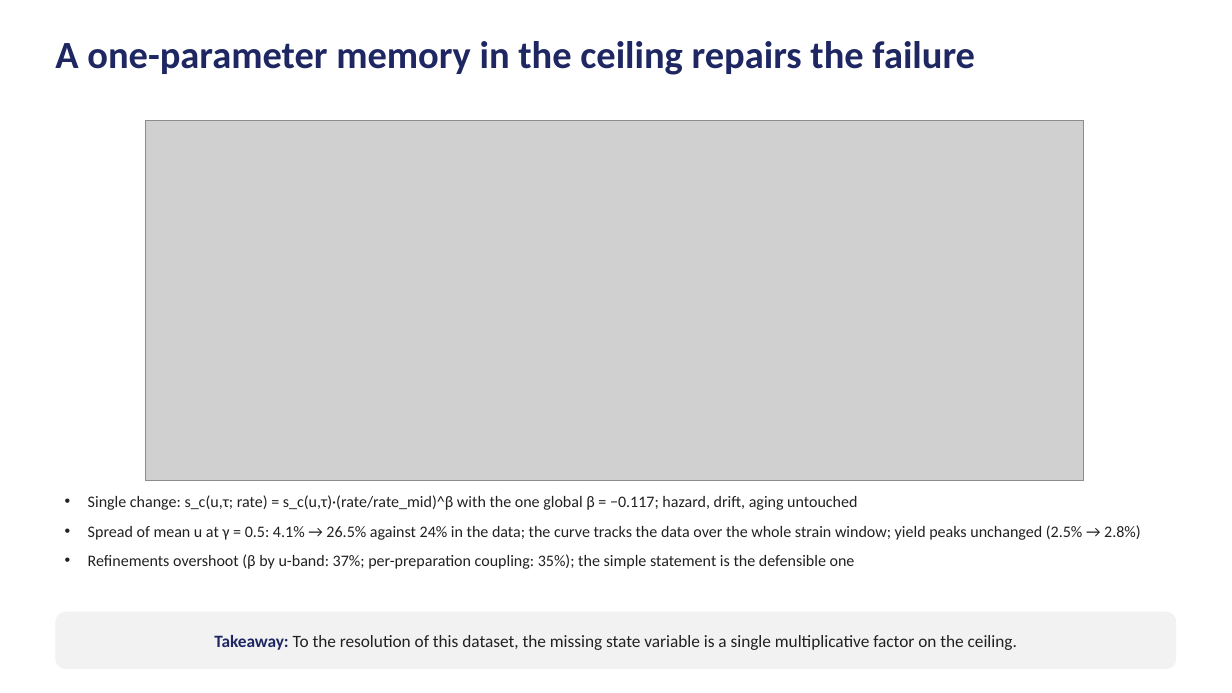
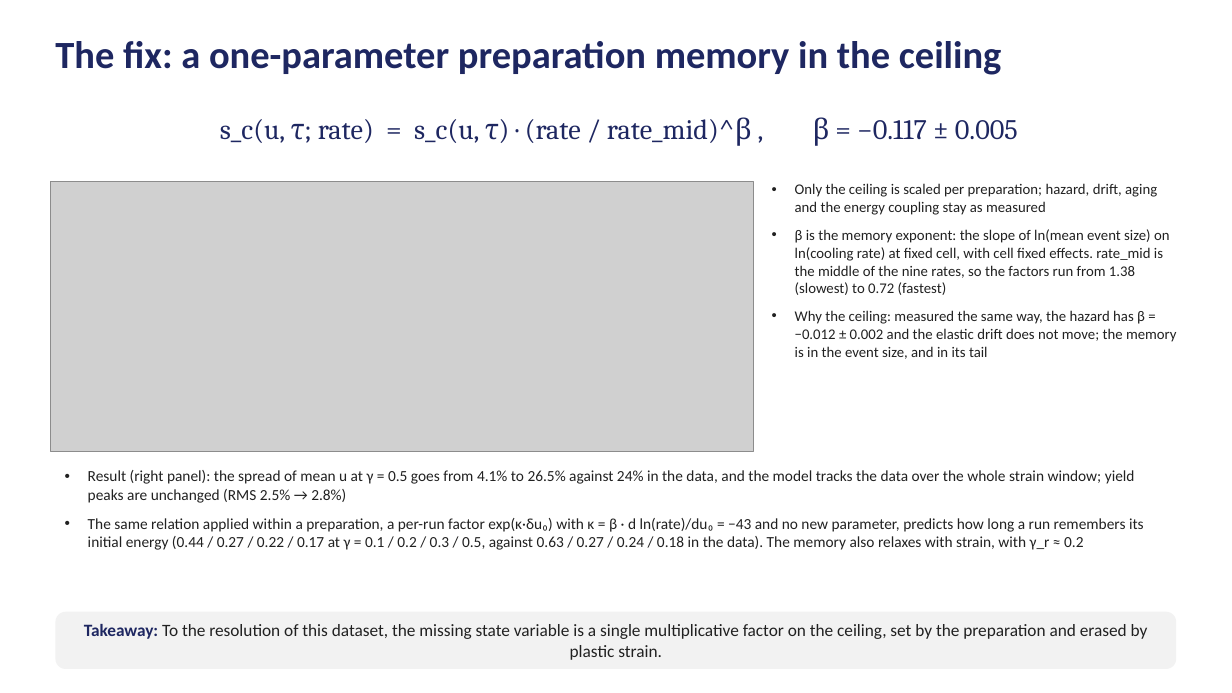
Before and after one commit to Samc73/SEEM, a slide deck: slide 10 of SEEM_project_deck.pptx (slide 13 before the commit). Drawn at 1232x693 pixels with LibreOffice and Linux fonts; fonts in the diff are those of the drawing; grey boxes stand for pictures. Boxes give left, top, right and bottom in pixels: in the first picture for what was removed or moved away, otherwise in the second. Text is boxed around its words. In the diff, an @@ line names an element or a change of style, - is before the commit and + after.

```diff
--- a/SEEM_project_deck.pptx
+++ b/SEEM_project_deck.pptx
@@ text at [55, 41, 1002, 75]: text changed @@
-A one-parameter memory in the ceiling repairs the failure
+The fix: a one-parameter preparation memory in the ceiling
@@ text added at [220, 117, 1018, 146], 22 pt, text #1E2761 @@
+s_c(u, τ; rate) = s_c(u, τ) · (rate / rate_mid)^β , β = −0.117 ± 0.005
@@ picture: place and size @@
-picture at [145, 120, 1084, 481]
+picture at [51, 182, 753, 452]
@@ text added at [795, 183, 1177, 359], 11.5 pt, text #212121 @@
+• Only the ceiling is scaled per preparation; hazard, drift, aging and the energy coupling stay as measured
+• β is the memory exponent: the slope of ln(mean event size) on ln(cooling rate) at fixed cell, with cell fixed effects. rate_mid is the middle of the nine rates, so the factors run from 1.38 (slowest) to 0.72 (fastest)
+• Why the ceiling: measured the same way, the hazard has β = −0.012 ± 0.002 and the elastic drift does not move; the memory is in the event size, and in its tail
@@ text at [88, 470, 1144, 550]: text changed; size 12.5 to 12 pt @@
-• Single change: s_c(u,τ; rate) = s_c(u,τ)·(rate/rate_mid)^β with the one global β = −0.117; hazard, drift, aging untouched
-• Spread of mean u at γ = 0.5: 4.1% → 26.5% against 24% in the data; the curve tracks the data over the whole strain window; yield peaks unchanged (2.5% → 2.8%)
-• Refinements overshoot (β by u-band: 37%; per-preparation coupling: 35%); the simple statement is the defensible one
+• Result (right panel): the spread of mean u at γ = 0.5 goes from 4.1% to 26.5% against 24% in the data, and the model tracks the data over the whole strain window; yield peaks are unchanged (RMS 2.5% → 2.8%)
+• The same relation applied within a preparation, a per-run factor exp(κ·δu₀) with κ = β · d ln(rate)/du₀ = −43 and no new parameter, predicts how long a run remembers its initial energy (0.44 / 0.27 / 0.22 / 0.17 at γ = 0.1 / 0.2 / 0.3 / 0.5, against 0.63 / 0.27 / 0.24 / 0.18 in the data). The memory also relaxes with strain, with γ_r ≈ 0.2
@@ text in rounded rectangle at [84, 624, 1148, 660]: text changed @@
-Takeaway: To the resolution of this dataset, the missing state variable is a single multiplicative factor on the ceiling.
+Takeaway: To the resolution of this dataset, the missing state variable is a single multiplicative factor on the ceiling, set by the preparation and erased by plastic strain.
```
Also in this commit, not shown: 6 other slides changed, 3 slides added, 13 slides removed, 2 other files.
